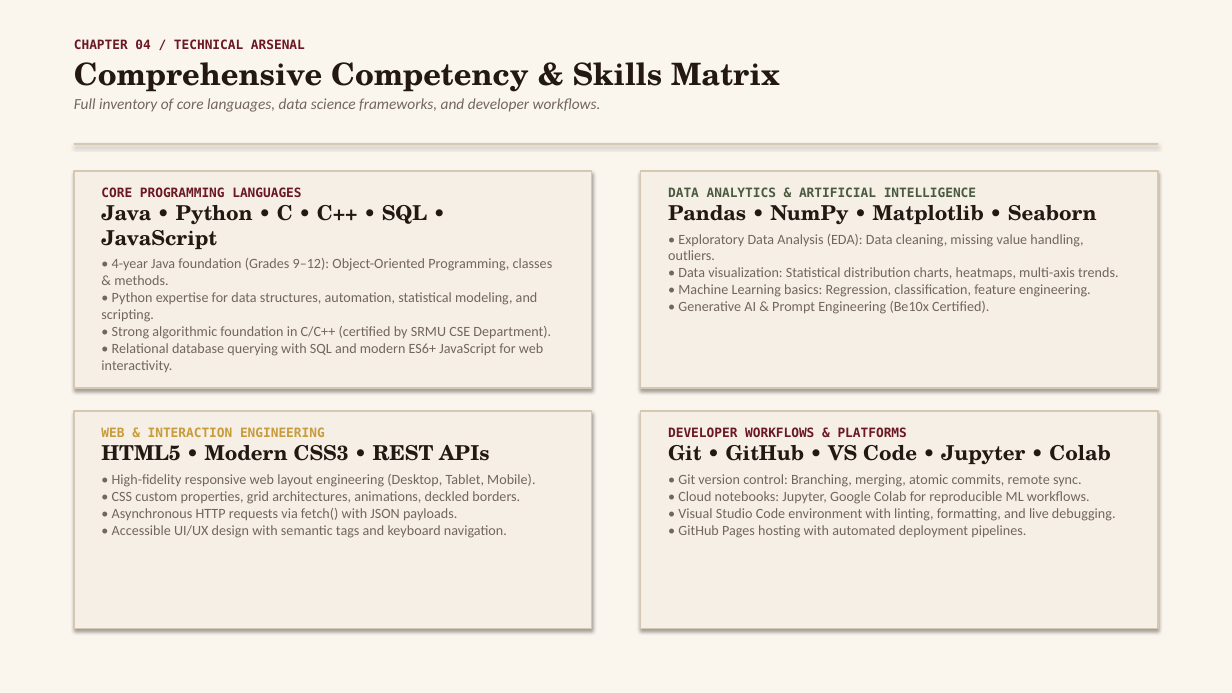
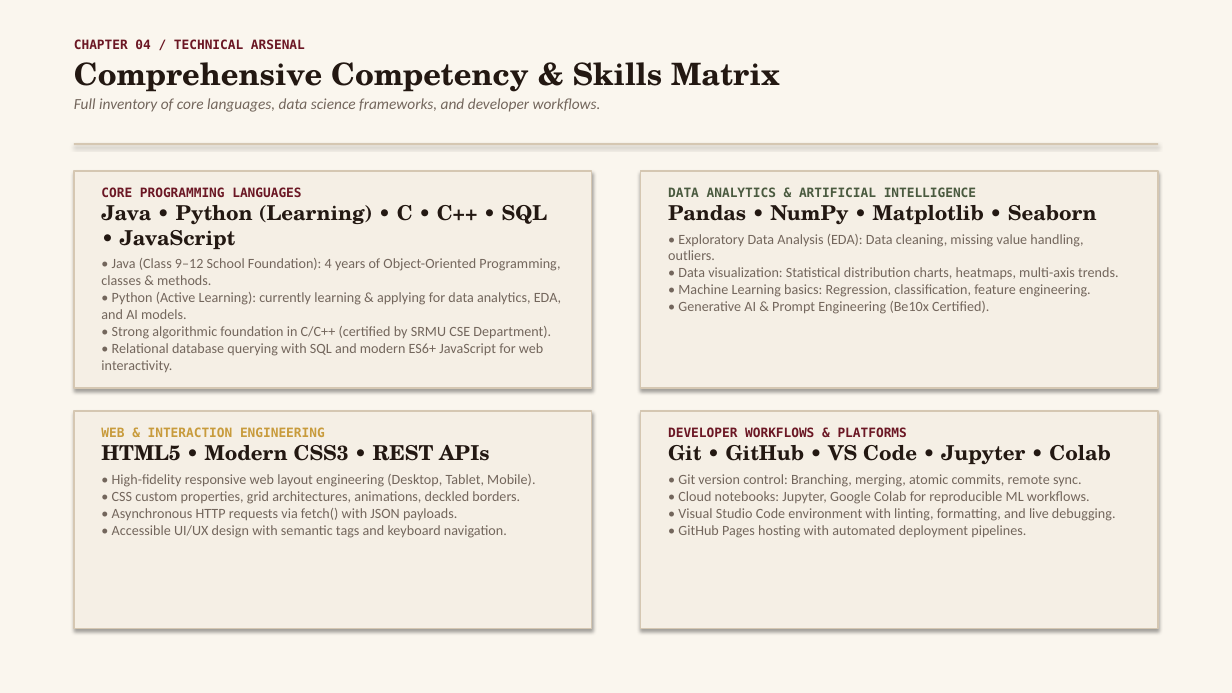
Before and after one commit to Aashi230/portfolio, a slide deck: slide 8 of Aashi_Srivastava_Portfolio_Presentation.pptx. Drawn at 1232x693 pixels with LibreOffice and Linux fonts; fonts in the diff are those of the drawing. Boxes give left, top, right and bottom in pixels: in the first picture for what was removed or moved away, otherwise in the second. Text is boxed around its words. In the diff, an @@ line names an element or a change of style, - is before the commit and + after.

Commit message:
Clarify language status: Java 4-year school foundation (class 9-12), Python actively learning

```diff
--- a/Aashi_Srivastava_Portfolio_Presentation.pptx
+++ b/Aashi_Srivastava_Portfolio_Presentation.pptx
@@ text at <box>101,205,561,372</box>: text changed @@
-Java • Python • C • C++ • SQL • JavaScript
-• 4-year Java foundation (Grades 9–12): Object-Oriented Programming, classes & methods.
-• Python expertise for data structures, automation, statistical modeling, and scripting.
-• Strong algorithmic foundation in C/C++ (certified by SRMU CSE Department).
-• Relational database querying with SQL and modern ES6+ JavaScript for web interactivity.
+Java • Python (Learning) • C • C++ • SQL • JavaScript
+• Java (Class 9–12 School Foundation): 4 years of Object-Oriented Programming, classes & methods.
+• Python (Active Learning): currently learning & applying for data analytics, EDA, and AI models.
+• Strong algorithmic foundation in C/C++ (certified by SRMU CSE Department).
+• Relational database querying with SQL and modern ES6+ JavaScript for web interactivity.
```
Also in this commit, not shown: 1 other slide changed, 2 other files.
